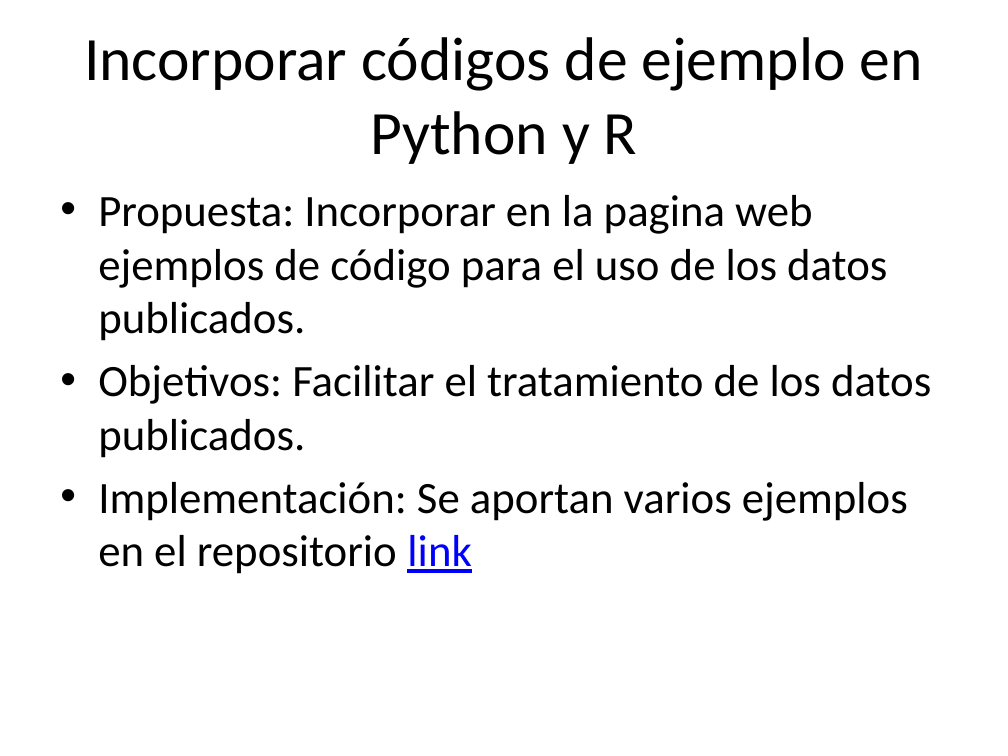
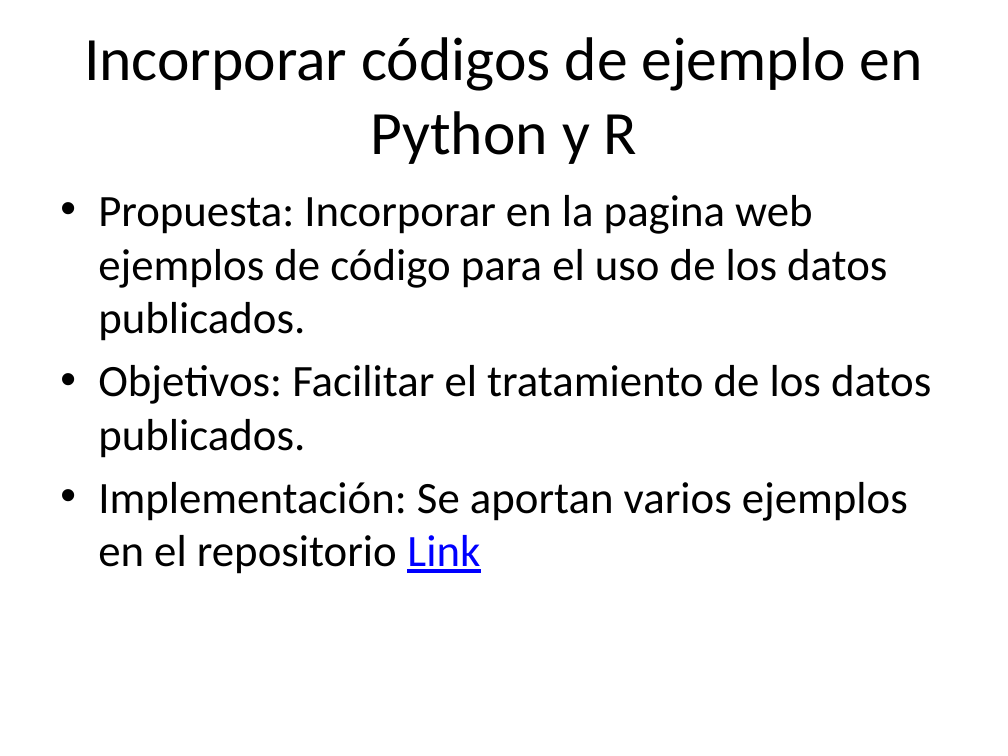
Before and after one commit to santiagomota/datos-madrid-presentacion, a slide deck: slide 6 of docs/index.pptx. Drawn at 1008x756 pixels with LibreOffice and Linux fonts; fonts in the diff are those of the drawing. Boxes give left, top, right and bottom in pixels: in the first picture for what was removed or moved away, otherwise in the second. Text is boxed around its words. In the diff, an @@ line names an element or a change of style, - is before the commit and + after.

```diff
--- a/docs/index.pptx
+++ b/docs/index.pptx
@@ text at (98, 482, 908, 574): text changed @@
-• Implementación: Se aportan varios ejemplos en el repositorio link
+• Implementación: Se aportan varios ejemplos en el repositorio Link
```
Also in this commit, not shown: 2 other slides changed, 3 other files.
